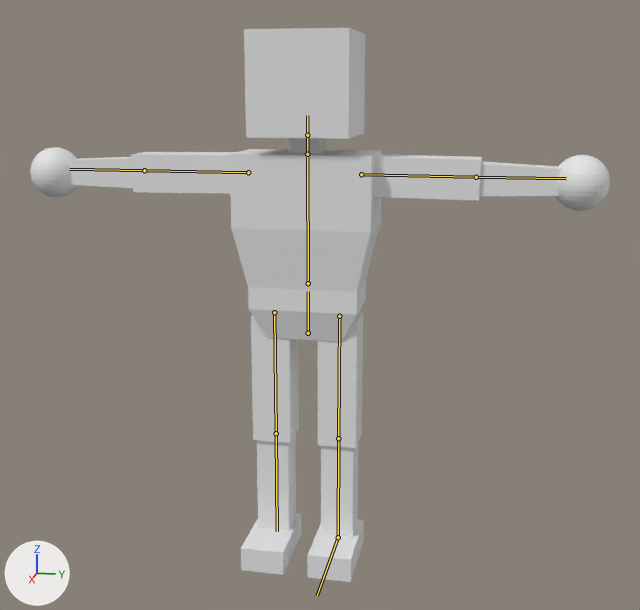
Two versions of the FBX model UntitledSkiGame/Assets/ProjectAssets/Art/Models/playermodel.fbx, one commit apart.
One viewpoint serves both versions: a camera (50 mm lens) standing at (17.79, 3.81, 9.86) and looking at (1.92, 0.64, 5.89). The axes (+X, +Y, +Z) are drawn at lower left. The lights are the same throughout. The first picture is the older version. The bones that change, and the others that lie on the model, are drawn over the model as lines.
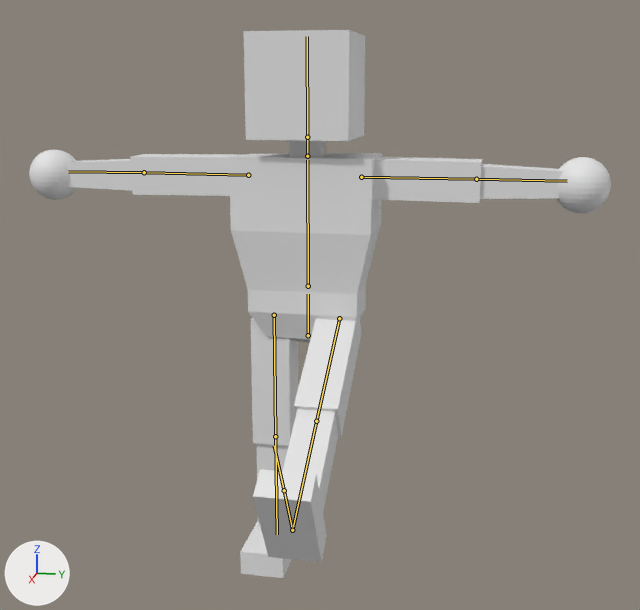
The newer file adds an action. The first version stands in its rest pose; the second is drawn at frame 43 of the action 'Armature|Kicky'.

Scene script edits in JSON lines:
```json
{"block": "bone_pelvis", "where": "bone_pelvis = bpy.data.objects['Armature'].pose.bones['pelvis']  # child of 'root'"}
{"op": "set", "path": "bone_pelvis.location", "old": "(0.0, 0.0, 0.0)", "new": "(0.07, -0.04, -0.01)"}
{"block": "bone_lleg", "where": "bone_lleg = bpy.data.objects['Armature'].pose.bones['LLeg']  # child of 'pelvis'"}
{"op": "set", "path": "bone_lleg.rotation_quaternion", "old": "(1.0, 0.0, 0.0, 0.0)", "new": "(0.865, -0.501, 0.0, 0.0)", "note": "degrees (0, 0, 0) -> degrees (-60, 0, 0)"}
```

Boxes (x1, y1, x2, y2) around the edits, measured in the pictures (640 x 610 px):
```json
{"object": "Cube", "change": "posed", "before": [30, 28, 610, 582], "after": [29, 30, 611, 578]}
{"bone": "pelvis", "before": "(308, 333) to (308, 291)", "after": "(308, 335) to (308, 294)"}
{"bone": "LLeg", "before": "(339, 316) to (338, 438)", "after": "(339, 318) to (316, 421)"}
```
